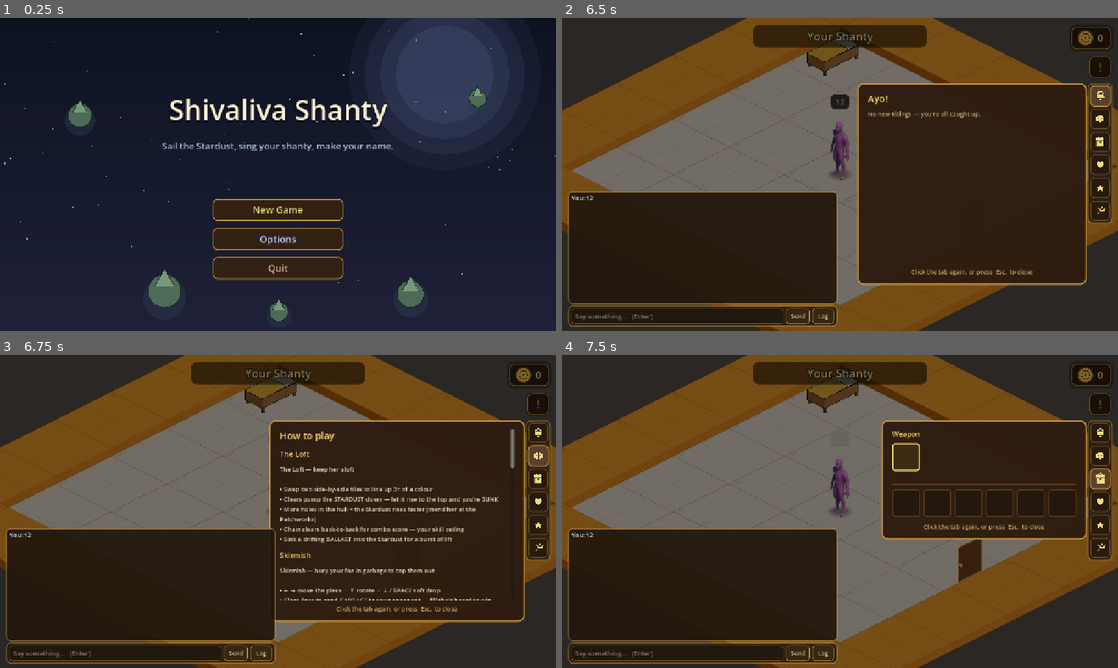
Above: before the commit, frames 1-4 (two rows, left to right).
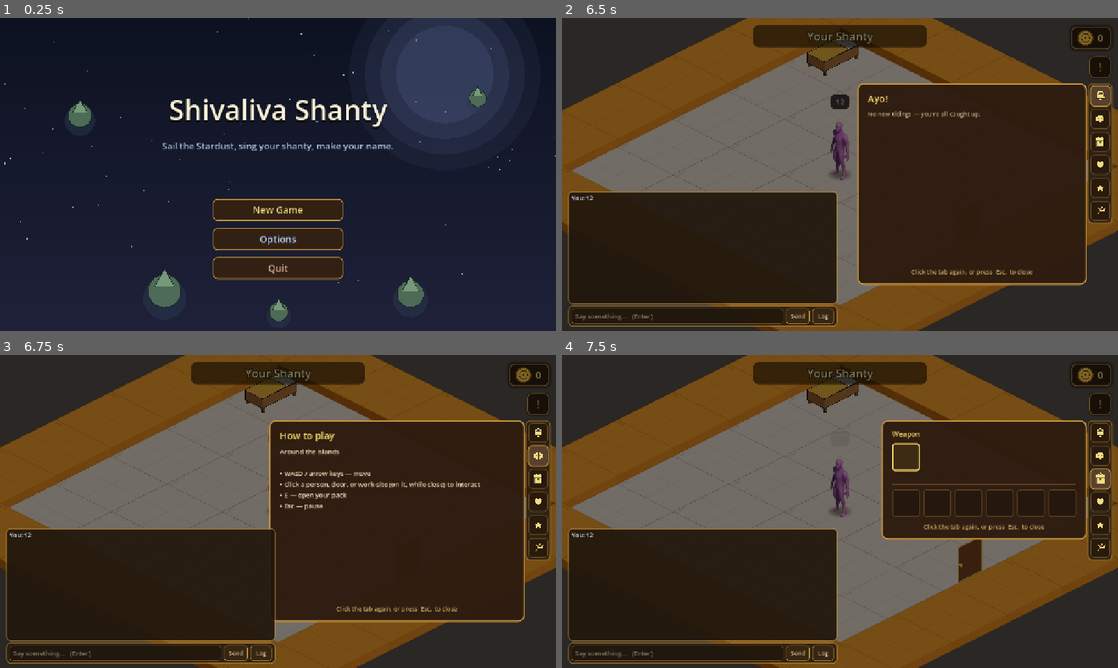
Above: after the commit, the same moments.

Repository: TairoyZone/shivaliva-shanty
Game: Godot game, scene res://main.tscn
The game is run twice, just before and just after one commit, with the same random seed, the same clock (stepped at 60 frames per second) and the same inputs.
Inputs (mouse positions are in pixels of both pictures, inside the frame that each line leads up to):
- Up to frame 1 (0.25 s): no input
- Up to frame 2 (6.5 s): click "New Game" at 0.5 s; click "Let's get to it" at 1.25 s; click (678, 315) at 2.02 s; type "12" at 2.1 s; click "!" at 2.75 s; click "X" at 3.5 s; click "Send" at 4.25 s; click "Log" at 5 s; click "0" at 5.75 s
- Up to frame 3 (6.75 s): click (539, 455) at 6.52 s
- Up to frame 4 (7.5 s): click (1101, 480) at 7.27 s

Frames 1-2 are identical in both runs. In frame 3, 3.2% of the frame differs, in the area x 50-93%, y 23-79%; in frame 4, nothing differs.

Commit message:
feat(ui): Tutorials tab shows only the CURRENT scene's how-to, not the whole library
Per Troy: in the poker scene show the poker tutorial, nothing else. The Tutorial tab now renders a single
context how-to — the puzzle you're in (PuzzleScene.set_help_text) or, by default, the overworld controls
(new OVERWORLD_HELP). Dropped the full per-puzzle library list. set_puzzle_help('') falls back to the
overworld controls on puzzle exit. Verified: headless scan parses clean.

Co-Authored-By: Claude Opus 4.8 (1M context) <noreply@anthropic.com>

Diff:
--- a/interface/inventory_panel/inventory_panel.gd
+++ b/interface/inventory_panel/inventory_panel.gd
@@ -24,6 +24,14 @@
 const COLOR_TITLE : Color = Color(0.98, 0.86, 0.42, 1.0)
 const COLOR_COUNT : Color = Color(1.0, 0.95, 0.78, 1.0)
 
+## The Tutorial tab's default text when you're NOT in a puzzle (the overworld controls). In a puzzle,
+## PuzzleScene.set_help_text replaces it with THAT puzzle's how-to — only ever what's relevant to where you are.
+const OVERWORLD_HELP : String = ("Around the islands\n\n"
+	+ "• WASD / arrow keys — move\n"
+	+ "• Click a person, door, or work-site (on it, while close) to interact\n"
+	+ "• E — open your pack\n"
+	+ "• Esc — pause")
+
 ## The left tab rail, top→down. Each: tab id · MenuGlyph kind · hover tip.
 const RAIL_TABS : Array = [
 	{"tab": "ayo", "glyph": "bell", "tip": "Ayo! — claim your trophies + notices"},
@@ -44,15 +52,14 @@
 var _hearts_view : RelationshipsView
 ## The Profile tab — a [ProfileView] (rank, reputation, fleet, trophies, mastery standings).
 var _profile_view : ProfileView
-## The Tutorial tab — a help library (every puzzle's how-to, from [PuzzleHelp]).
+## The Tutorial tab — the how-to for the CURRENT scene (the puzzle you're in, or the overworld controls).
 var _tutorial_page : Control
 ## The Ayo! tab — claim earned trophies + notices (our reskin of YPP's "Ahoy").
 var _ayo_page : Control
 var _ayo_list : VBoxContainer
 var _ayo_badge : Label
-## The "this puzzle" how-to at the top of the Tutorial tab — set by [PuzzleScene] while you play (so help
-## is right beside the board), hidden in the overworld.
-var _current_help_box : VBoxContainer
+## The Tutorial tab's body label — shows the CURRENT context's how-to (the puzzle you're in, or the
+## overworld controls), set via [method set_puzzle_help]. Never the whole library.
 var _current_help_label : Label
 var _puzzle_help_text : String = ""
 var _rail_buttons : Dictionary = {}   # tab id → its rail Button (for active-state styling)
@@ -419,43 +426,23 @@
 	scroll.custom_minimum_size = Vector2(540.0, 392.0)
 	scroll.visible = false
 	var col : VBoxContainer = VBoxContainer.new()
-	col.add_theme_constant_override("separation", 14)
+	col.add_theme_constant_override("separation", 10)
 	col.size_flags_horizontal = Control.SIZE_EXPAND_FILL
 	scroll.add_child(col)
-	# "This puzzle" — the current puzzle's how-to (PuzzleScene sets it while you play); hidden in the overworld.
-	_current_help_box = VBoxContainer.new()
-	_current_help_box.add_theme_constant_override("separation", 4)
-	_current_help_box.visible = false
-	var ch : Label = Label.new()
-	ch.text = "This puzzle"
-	ch.add_theme_font_size_override("font_size", 20)
-	ch.add_theme_color_override("font_color", COLOR_TITLE)
-	_current_help_box.add_child(ch)
-	_current_help_label = Label.new()
-	_current_help_label.add_theme_font_size_override("font_size", 14)
-	_current_help_label.add_theme_color_override("font_color", Color(0.95, 0.90, 0.78, 1.0))
-	_current_help_label.autowrap_mode = TextServer.AUTOWRAP_WORD
-	_current_help_label.custom_minimum_size = Vector2(500.0, 0.0)
-	_current_help_box.add_child(_current_help_label)
-	col.add_child(_current_help_box)
 	var head : Label = Label.new()
 	head.text = "How to play"
 	head.add_theme_font_size_override("font_size", 22)
 	head.add_theme_color_override("font_color", COLOR_TITLE)
 	col.add_child(head)
-	for entry in PuzzleHelp.TUTORIALS:
-		var title : Label = Label.new()
-		title.text = String(entry["title"])
-		title.add_theme_font_size_override("font_size", 17)
-		title.add_theme_color_override("font_color", Color(0.96, 0.80, 0.46, 1.0))
-		col.add_child(title)
-		var body : Label = Label.new()
-		body.text = String(entry["body"])
-		body.add_theme_font_size_override("font_size", 14)
-		body.add_theme_color_override("font_color", Color(0.92, 0.86, 0.74, 1.0))
-		body.autowrap_mode = TextServer.AUTOWRAP_WORD
-		body.custom_minimum_size = Vector2(500.0, 0.0)
-		col.add_child(body)
+	# ONLY the current context's how-to — the puzzle you're in (PuzzleScene.set_help_text) or the overworld
+	# controls by default. Never a list of every puzzle.
+	_current_help_label = Label.new()
+	_current_help_label.text = OVERWORLD_HELP
+	_current_help_label.add_theme_font_size_override("font_size", 15)
+	_current_help_label.add_theme_color_override("font_color", Color(0.93, 0.88, 0.74, 1.0))
+	_current_help_label.autowrap_mode = TextServer.AUTOWRAP_WORD
+	_current_help_label.custom_minimum_size = Vector2(460.0, 0.0)
+	col.add_child(_current_help_label)
 	return scroll
 
 
@@ -574,9 +561,7 @@
 
 	_puzzle_help_text = text
 	if _current_help_label != null:
-		_current_help_label.text = text
-	if _current_help_box != null:
-		_current_help_box.visible = not text.strip_edges().is_empty()
+		_current_help_label.text = text if not text.strip_edges().is_empty() else OVERWORLD_HELP
 
 
 # Switch page: show it, restyle the rail, refresh.
